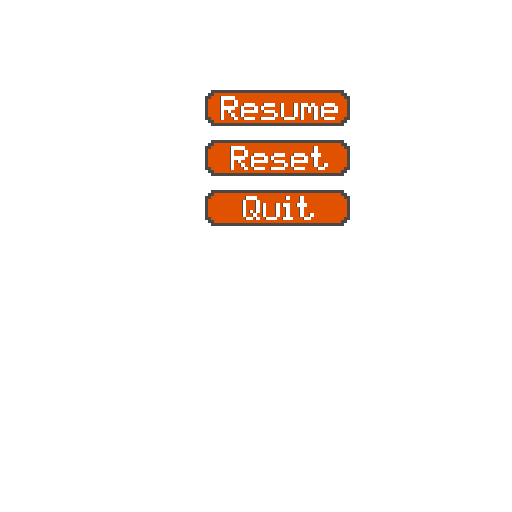
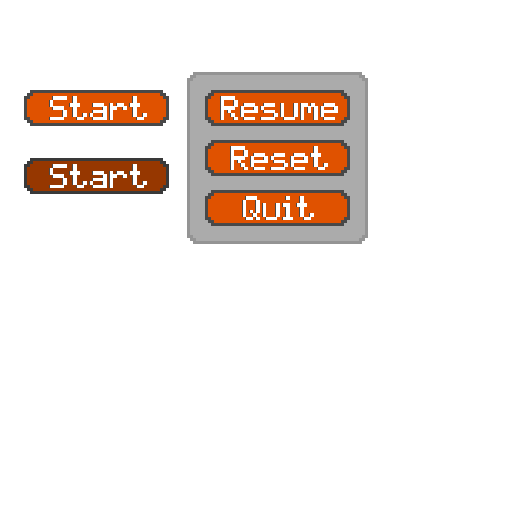
Layers edited between the first and the second 512 × 512 image:
added layer "Start" (1st of 4) above "Start" over box(50, 164, 147, 188)
added layer "Start" (2nd of 4) above "Start" over box(49, 164, 146, 188)
added layer "Start" (3rd of 4) above "Start" over box(50, 96, 147, 120)
added layer "Start" (4th of 4) above "Resume" over box(49, 96, 146, 120)
added layer "Button pressed" above "Button" over box(24, 158, 169, 194)
added layer "Button" above "Layer 3" over box(24, 90, 169, 126)
added layer "Layer 4" over box(187, 72, 368, 244)
